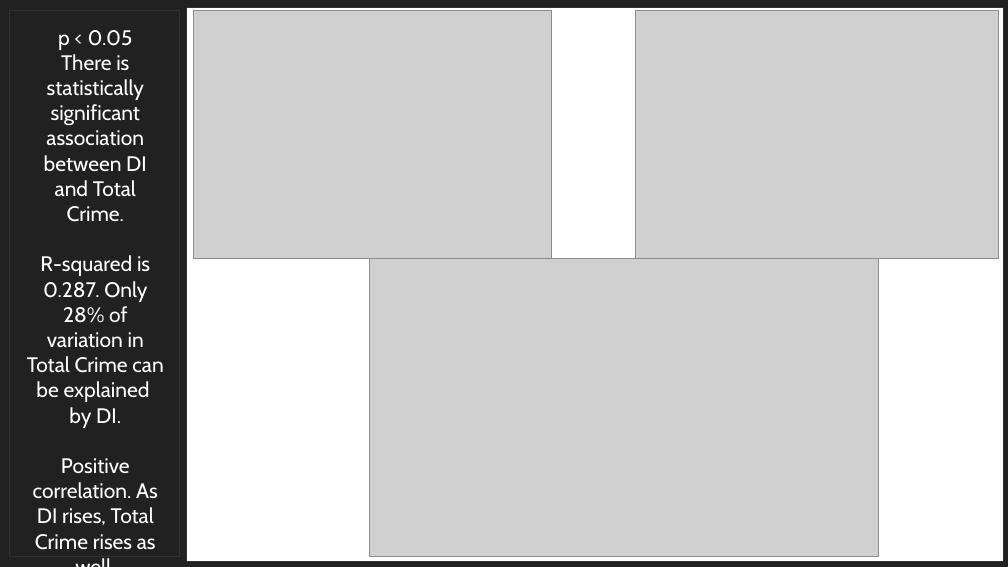
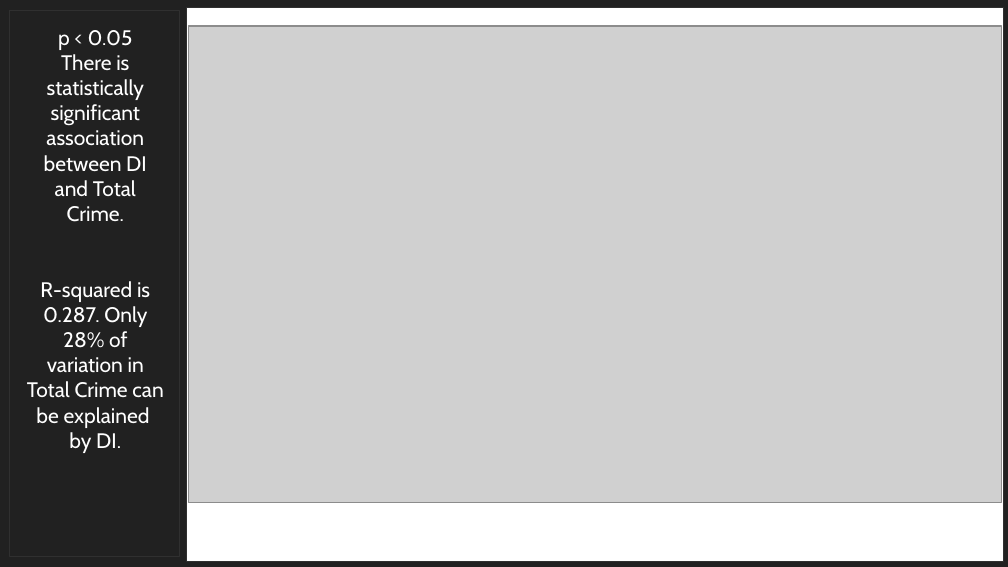
Before and after one commit to atamara/CrimeStatistics, a slide deck: slide 14 of Media Files/FINAL PROJECT - DATA SCIENCE.pptx. Drawn at 1008x567 pixels with LibreOffice and Linux fonts; fonts in the diff are those of the drawing; grey boxes stand for pictures; background and template pictures are left out. Boxes give left, top, right and bottom in pixels: in the first picture for what was removed or moved away, otherwise in the second. Text is boxed around its words. In the diff, an @@ line names an element or a change of style, - is before the commit and + after.

```diff
--- a/Media Files/FINAL PROJECT - DATA SCIENCE.pptx
+++ b/Media Files/FINAL PROJECT - DATA SCIENCE.pptx
@@ picture: place and size @@
-picture at bbox=[370, 258, 878, 556]
+picture at bbox=[188, 26, 1002, 503]
@@ picture removed at bbox=[194, 11, 551, 259] @@
@@ picture removed at bbox=[636, 11, 999, 259] @@
@@ text at bbox=[33, 458, 158, 550]: paragraph removed @@
-Positive correlation. As DI rises, Total Crime rises as well.
```
Also in this commit, not shown: 2 other slides changed, 2 slides added, 1 slide removed, 1 other file.
